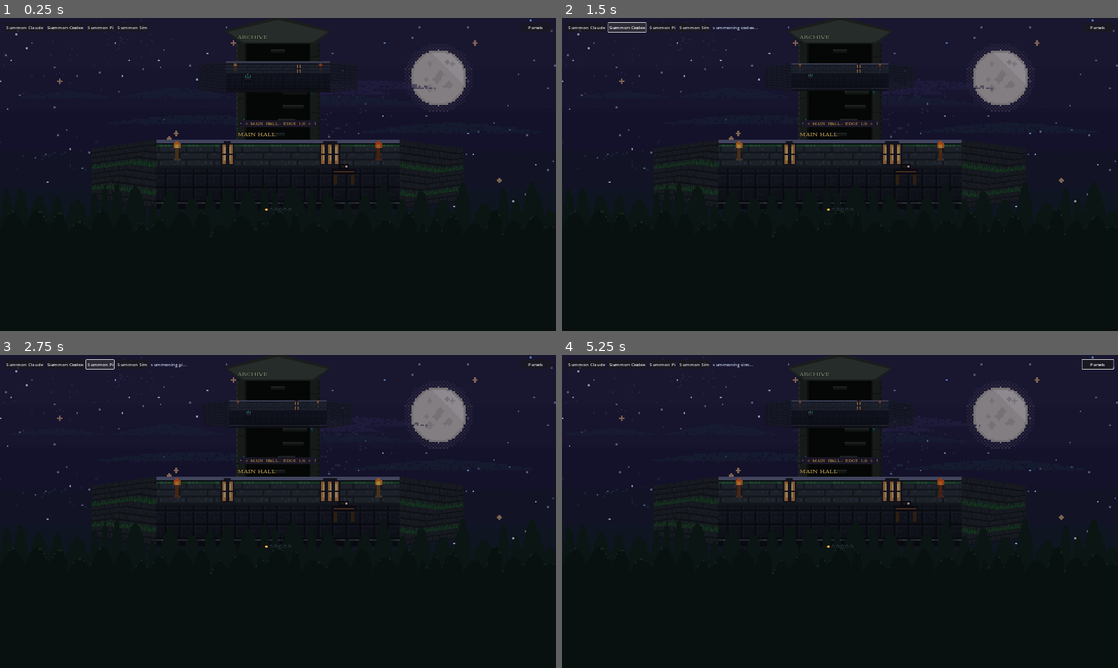
Above: before the commit, frames 1-4 (two rows, left to right).
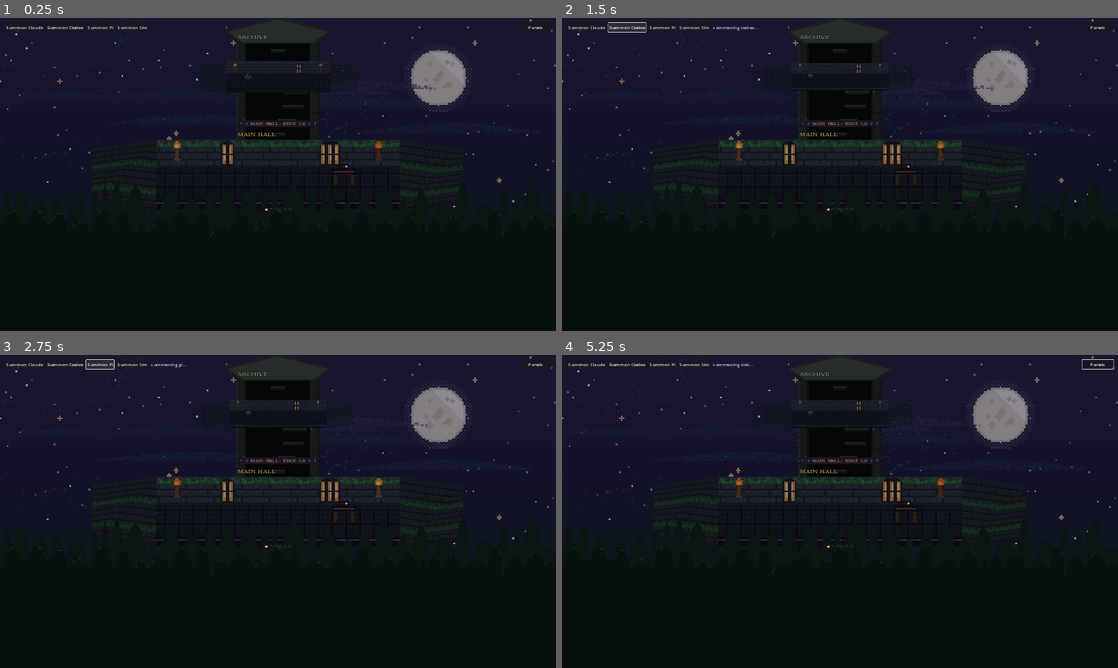
Above: after the commit, the same moments.

Repository: Kiriketsuki/agenKic-orKistrator
Game: Godot game, scene res://scenes/main.tscn
The game is run twice, just before and just after one commit, with the same random seed, the same clock (stepped at 60 frames per second) and the same inputs.
Inputs (mouse positions are in pixels of both pictures, inside the frame that each line leads up to):
- Up to frame 1 (0.25 s): no input
- Up to frame 2 (1.5 s): click "Summon Claude" at 0.5 s; click "Summon Codex" at 1.25 s
- Up to frame 3 (2.75 s): click "Summon Pi" at 2 s
- Up to frame 4 (5.25 s): click "Summon Sim" at 2.75 s; click "Panels" at 3.5 s; tap Enter at 4.25 s; drag from (840, 545) to (895, 442) at 4.27 s; tap Space at 5 s; drag from (728, 527) to (812, 574) at 5.02 s

The runs differ from the first frame. In frame 1, 0.7% of the frame differs, in the area x 28-72%, y 13-41%; in frame 2, 0.7%; in frame 3, 0.7%; in frame 4, 0.7%.

Commit message:
fix(tower): remove the cornice rail and fade dressing during a turn
A visual bisect attributed the floating plate to the cornice pair: a
full-width bright bar capping the front face against 0.45-dim side
walls, which read as the top edge of a detached slab. The prism
already draws the room's top edge, so the cornice and its shadow are
gone. The dressing also fades out and back over the 0.55 s turn, so
it no longer hangs as a static plate while the prism rotates.

Diff:
--- a/godot/scripts/tower/floor_scene.gd
+++ b/godot/scripts/tower/floor_scene.gd
@@ -116,6 +116,9 @@
 var _front_lip: Polygon2D = null
 var _seam: Polygon2D = null
 var _plane_falloff: Polygon2D = null
+## Phase 6 drops the cornice. The prism draws the top edge of the room, so a
+## light trim line across the front face read as a rail floating in front of the
+## wall. The fields stay null so nothing that still reads them breaks.
 var _cornice: Polygon2D = null
 var _cornice_shadow: Polygon2D = null
 var _torches: Array[Sprite2D] = []
@@ -132,6 +135,8 @@
 ## the prism redraws every frame it moves.
 var _prism_rot: float = 0.0
 var _prism_tween: Tween = null
+## Fades the fixed dressing layer across a turn, on the same 0.55 s clock.
+var _dressing_tween: Tween = null
 ## Static dimmed agents on the two neighbour faces. Each entry is
 ## {sprite: Sprite2D, face: int}. The layer lives outside _agent_slots_node so
 ## the carousel never drags a ghost across the front face.
@@ -221,6 +226,9 @@
 		if _prism_tween != null and _prism_tween.is_valid():
 			_prism_tween.kill()
 		_prism_tween = null
+		if _dressing_tween != null and _dressing_tween.is_valid():
+			_dressing_tween.kill()
+		_dressing_tween = null
 
 
 func _kill_morph_tween() -> void:
@@ -309,6 +317,10 @@
 		# the behaviour every caller expects from a rotate input.
 		steps = 1
 	_start_prism_turn(float(_aligned_prism_index() + direction * steps) * _prism_step())
+	# The dressing paints the face that is turning away, so it must leave with
+	# that face. Without this fade it holds still while the prism rotates under
+	# it, which reads as a static plate parked in front of the room.
+	_start_dressing_fade()
 	tw.chain().tween_callback(func() -> void:
 		set_active_edge(new_edge)
 		_agent_slots_node.position.x = direction * edge_w
@@ -327,6 +339,23 @@
 	_prism_tween = create_tween() \
 		.set_trans(Tween.TRANS_EXPO).set_ease(Tween.EASE_OUT)
 	_prism_tween.tween_method(_apply_prism_rot, _prism_rot, target_rot, PRISM_TURN_SEC)
+
+
+## Fades the fixed dressing layer out and back across the prism turn. It runs on
+## its own tween and writes through a method, so a rebuild that frees the layer
+## mid-turn never aborts the fade or strands the dressing hidden.
+func _start_dressing_fade() -> void:
+	if _dressing_tween != null and _dressing_tween.is_valid():
+		_dressing_tween.kill()
+	_apply_dressing_alpha(1.0)
+	_dressing_tween = create_tween().set_trans(Tween.TRANS_SINE)
+	_dressing_tween.tween_method(_apply_dressing_alpha, 1.0, 0.0, PRISM_TURN_SEC / 2.0)
+	_dressing_tween.tween_method(_apply_dressing_alpha, 0.0, 1.0, PRISM_TURN_SEC / 2.0)
+
+
+func _apply_dressing_alpha(value: float) -> void:
+	if _dressing != null and is_instance_valid(_dressing):
+		_dressing.modulate.a = value
 
 
 func _apply_prism_rot(value: float) -> void:
@@ -747,14 +776,12 @@
 	_front_lip.color = FRONT_LIP_COLOR
 	_dressing.add_child(_front_lip)
 
-	# Cornice. Phase 5 section 4 makes it flush trim with zero overhang: a 2 px
-	# light line at the slab top edge over a 1 px dark line.
-	_cornice = Polygon2D.new()
-	_cornice.color = Color(0.42, 0.44, 0.52, 1.0)
-	_dressing.add_child(_cornice)
-	_cornice_shadow = Polygon2D.new()
-	_cornice_shadow.color = Color(0.086, 0.098, 0.129, 1.0)
-	_dressing.add_child(_cornice_shadow)
+	# Phase 6 builds no cornice. A light trim line across the top of the front
+	# face read as a bright rail floating in front of the prism, and it was the
+	# single thing that made the dressed face look like a separate structure.
+	# The prism draws the top edge of the room already.
+	_cornice = null
+	_cornice_shadow = null
 
 	_apply_band_geometry(_face_width())
 
@@ -859,16 +886,7 @@
 		Vector2(hw, hh), Vector2(-hw, hh),
 	])
 
-	# Flush trim. It runs the full face width and overhangs nothing.
-	_cornice.polygon = PackedVector2Array([
-		Vector2(-hw, -hh), Vector2(hw, -hh),
-		Vector2(hw, -hh + 2.0), Vector2(-hw, -hh + 2.0),
-	])
-	if _cornice_shadow != null and is_instance_valid(_cornice_shadow):
-		_cornice_shadow.polygon = PackedVector2Array([
-			Vector2(-hw, -hh + 2.0), Vector2(hw, -hh + 2.0),
-			Vector2(hw, -hh + 3.0), Vector2(-hw, -hh + 3.0),
-		])
+	# Phase 6 draws no cornice, so nothing restretches here.
 
 
 ## Y of an AgentCharacter's origin. Feet land at band B mid-depth, so the head
